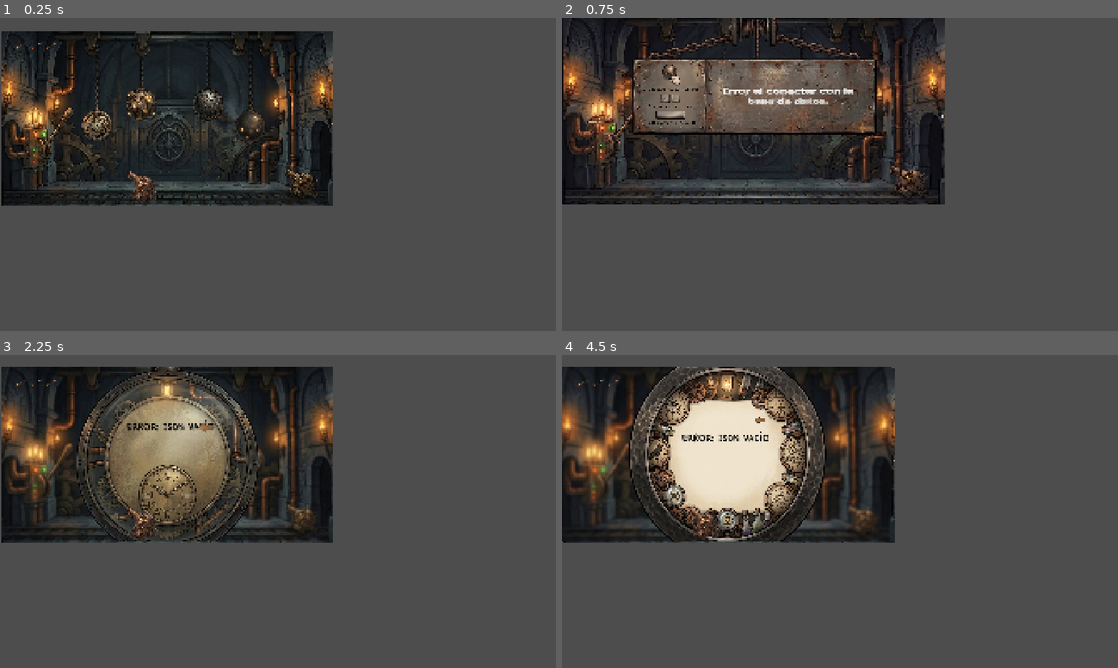
Above: before the commit, frames 1-4 (two rows, left to right).
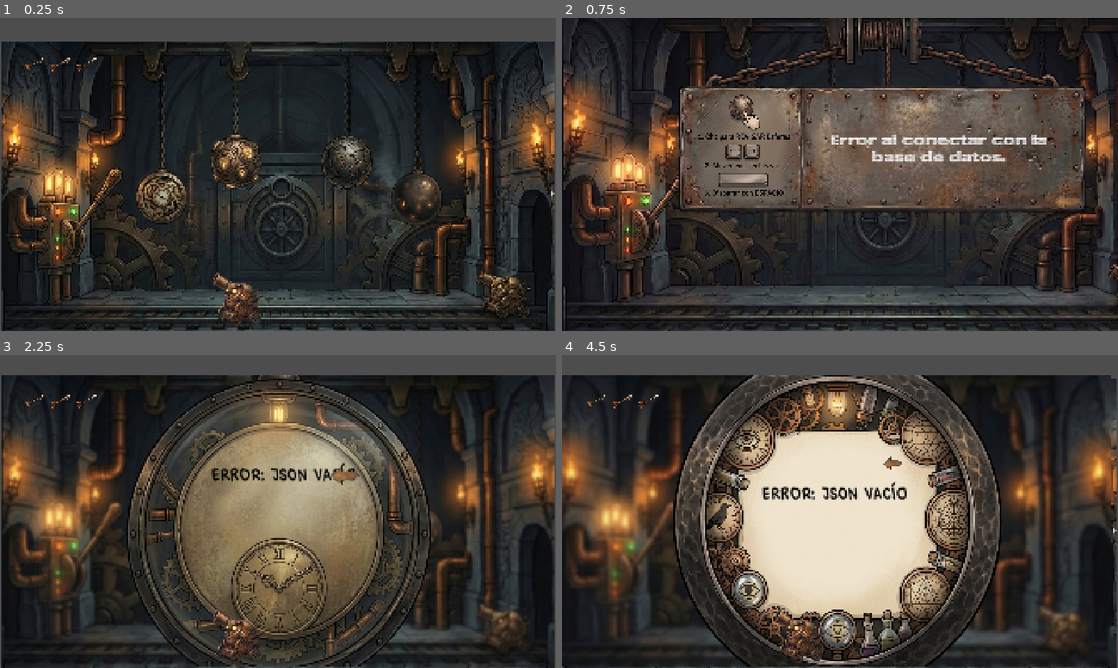
Above: after the commit, the same moments.

Repository: Etiensro/FEPRO_2026
Game: Godot game, scene res://Nivel_Melyssa/escena_uno.tscn
Two runs of this game, one before a commit and one after it. Both use one fixed random seed, a clock stepped at 60 frames per second and the inputs below. This scene is started directly instead of the project's main scene. Video files are missing from this copy of the repository; at most half a second of black plays in their place.
Inputs (mouse positions are in pixels of both pictures, inside the frame that each line leads up to; where the layout moved, square brackets give the same spot in the first picture):
- Up to frame 1 (0.25 s): no input
- Up to frame 2 (0.75 s): click (628, 230) [600, 149] at 0.5 s
- Up to frame 3 (2.25 s): click (505, 539) [305, 464] at 1.25 s; click (161, 533) [94, 461] at 2 s
- Up to frame 4 (4.5 s): click (795, 495) [701, 439] at 2.75 s; click (912, 498) [773, 439] at 3.5 s; click (979, 536) [812, 464] at 4.25 s

The runs differ from the first frame. In frame 1, 72% of the frame differs, in the area x 0-100%, y 4-100%; in frame 2, 77%; in frame 3, 81%; in frame 4, 84%, in the area x 0-100%, y 3-100%.

Commit message:
fix: Escalar escenas a 1920x1080 (Full HD) agregando Camera2D

Diff:
--- a/Nivel_Melyssa/escena_dos.tscn
+++ b/Nivel_Melyssa/escena_dos.tscn
@@ -41,3 +41,7 @@
 stretch_mode = 4
 
 [connection signal="pressed" from="Instrucciones/BotonRegresar" to="." method="_on_boton_regresar_pressed"]
+
+[node name="CameraFix" type="Camera2D" parent="."]
+position = Vector2(576, 324)
+zoom = Vector2(1.667, 1.667)
--- a/Nivel_Melyssa/escena_uno.tscn
+++ b/Nivel_Melyssa/escena_uno.tscn
@@ -34,10 +34,10 @@
 anchor_top = 0.536
 anchor_right = 0.20300001
 anchor_bottom = 0.536
-offset_left = -893.9763
-offset_top = -314.1715
-offset_right = -825.369
-offset_bottom = -209.31435
+offset_left = -925.739
+offset_top = -411.71304
+offset_right = -765.6553
+offset_bottom = -147.13165
 
 [node name="CPUParticles2D" type="CPUParticles2D" parent="FondoPrincipal/Palanca" unique_id=985736256]
 visible = false
@@ -289,3 +289,7 @@
 [connection signal="pressed" from="FondoPrincipal/ZoomEsfera2/BotonCerrarZoom2" to="FondoPrincipal" method="_on_boton_cerrar_zoom_2_pressed"]
 [connection signal="pressed" from="FondoPrincipal/ZoomEsfera3/BotonCerrarZoom3" to="FondoPrincipal" method="_on_boton_cerrar_zoom_3_pressed"]
 [connection signal="pressed" from="FondoPrincipal/ZoomEsfera4/BotonCerrarZoom4" to="FondoPrincipal" method="_on_boton_cerrar_zoom_4_pressed"]
+
+[node name="CameraFix" type="Camera2D" parent="."]
+position = Vector2(576, 324)
+zoom = Vector2(1.667, 1.667)
--- a/Nivel_Melyssa/intro_esferas.tscn
+++ b/Nivel_Melyssa/intro_esferas.tscn
@@ -23,3 +23,7 @@
 offset_right = 1148.0
 offset_bottom = 644.0
 color = Color(0, 0, 0, 1)
+
+[node name="CameraFix" type="Camera2D" parent="."]
+position = Vector2(576, 324)
+zoom = Vector2(1.667, 1.667)
Not shown: 2 places in Nivel_Melyssa/escena_uno.tscn that only renumber resources
